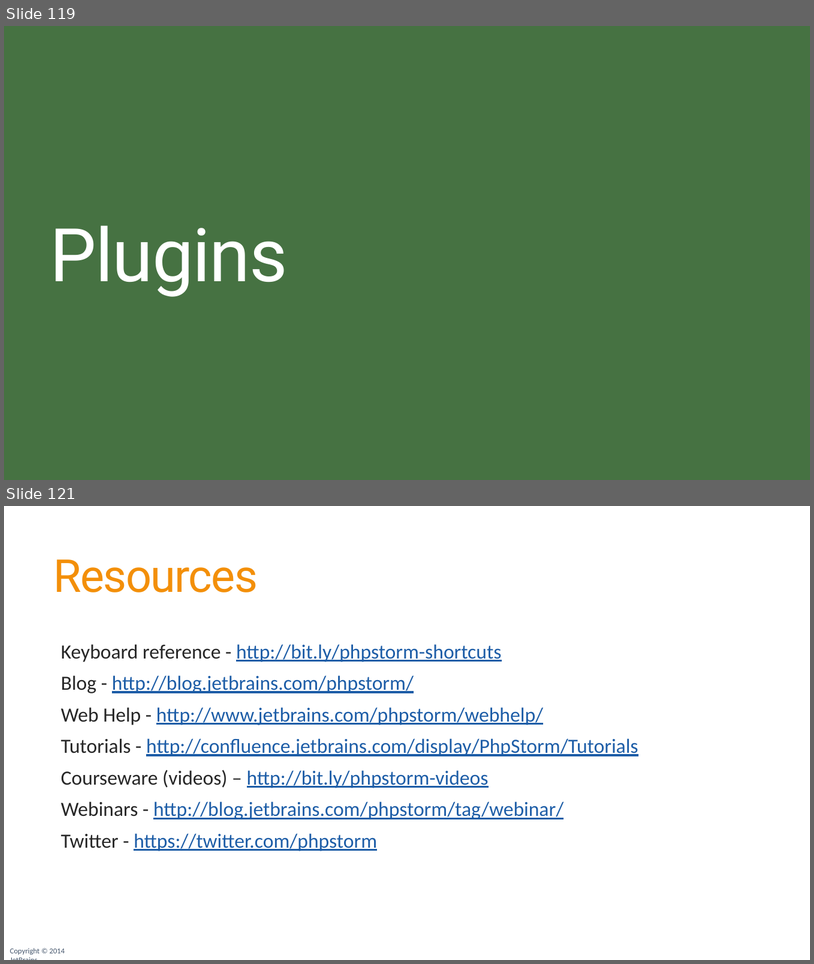
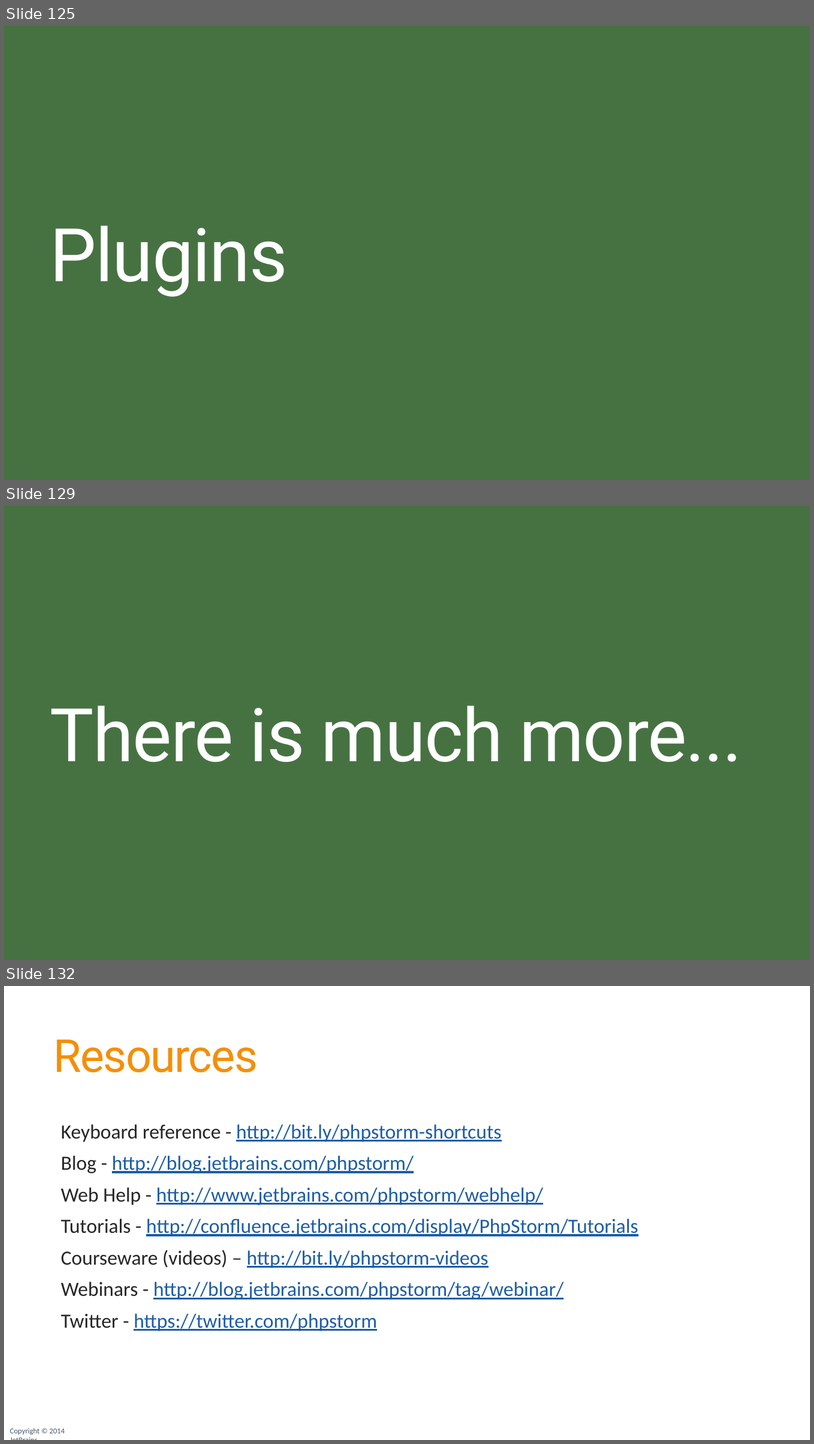
Before and after one commit to JetBrains/phpstorm-workshop, a slide deck: PhpStorm Workshop.pptx. Shown one above the other, each under a label of ours: slides 119 and 121 before the commit, slides 125, 129 and 132 after it; the slides between them are not shown. The pictures are 814x964 and 814x1444 pixels, drawn with LibreOffice and Linux fonts; fonts in the diff are those of the drawing; background and template pictures are left out. Boxes give left, top, right and bottom in pixels: in the first picture for what was removed or moved away, otherwise in the second. Text is boxed around its words. In the diff, an @@ line names an element or a change of style, - is before the commit and + after.

```diff
--- a/PhpStorm Workshop.pptx
+++ b/PhpStorm Workshop.pptx
@@ slide 129 added at box(4, 506, 810, 960), background #F38F09; not listed: 2 template elements that a slide beside it also shows @@
@@ title added at box(50, 705, 742, 762), 88 pt, text #FFFFFF @@
+There is much more...
@@ what was slide 119 is now slide 125 @@
@@ what was slide 121 is now slide 132 @@
```
Also in this commit, not shown: 3 slides changed, 10 other slides added.
